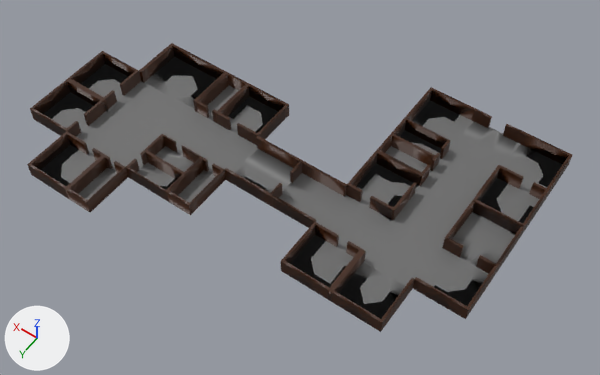
Renders of the FBX model Assets/Mesh/Area1.fbx from each side of a commit.
The view is the same before and after, from a camera (50 mm lens) standing at (-53.8, 20.0, 120.2) and looking at (1.9, -58.1, -2.5). Every picture has the same lights, and +X, +Y and +Z are marked at lower left. Where no turn or scale is listed for an object, it has been applied to the vertices.
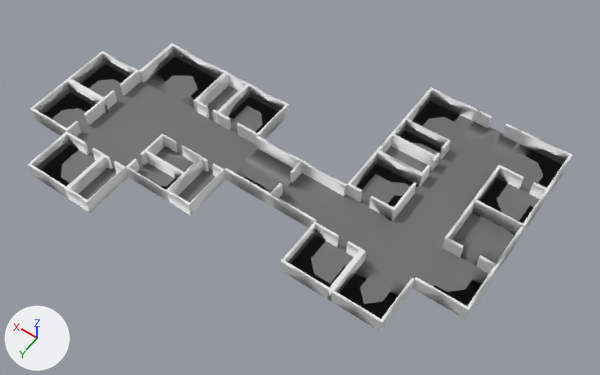
What differs and where, as boxes (x1, y1, x2, y2) in the pictures (600 x 375 px):
'Plane.033', recoloured: (27, 43, 572, 332) in both

What changed in the scene script:
```text
Change mat_wall:
    mat_wall.base_color: (0.0464, 0.0111, 0.0) -> (0.8, 0.8, 0.8)  # brown #3d1b00 -> white #e7e7e7
```
